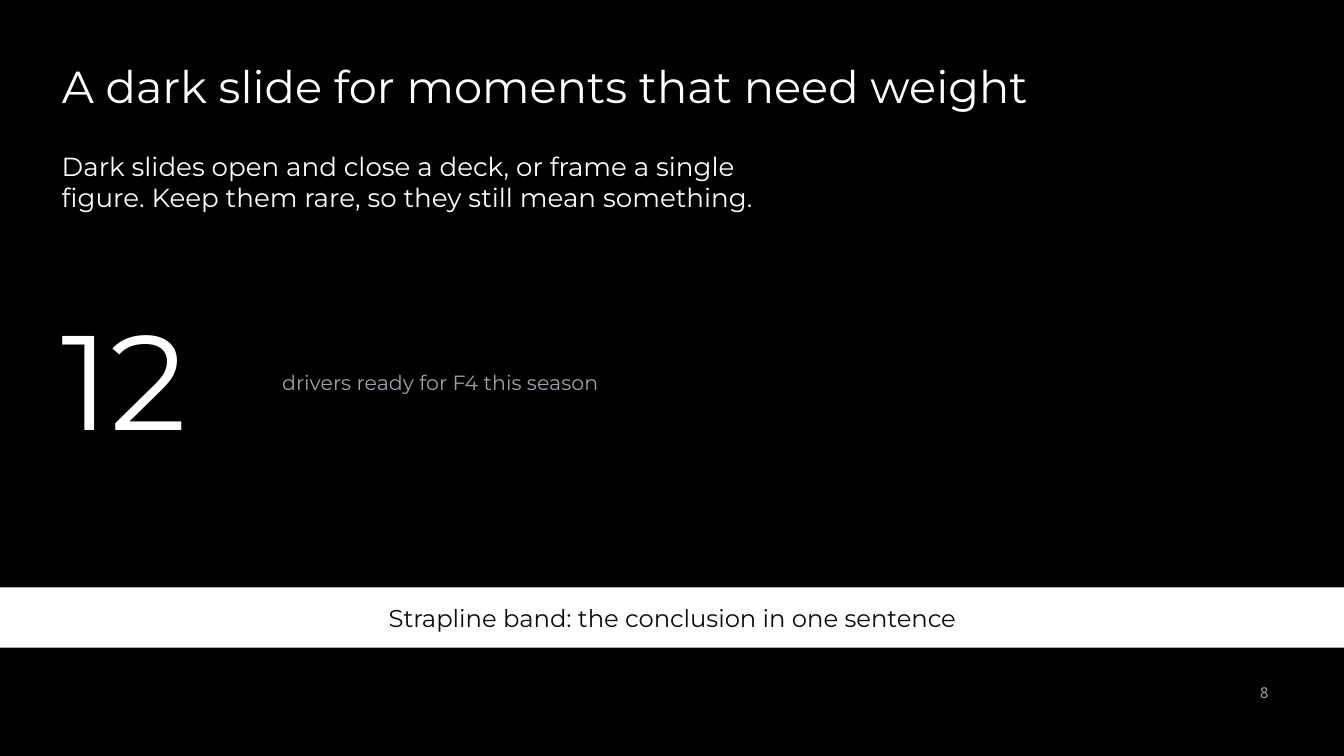
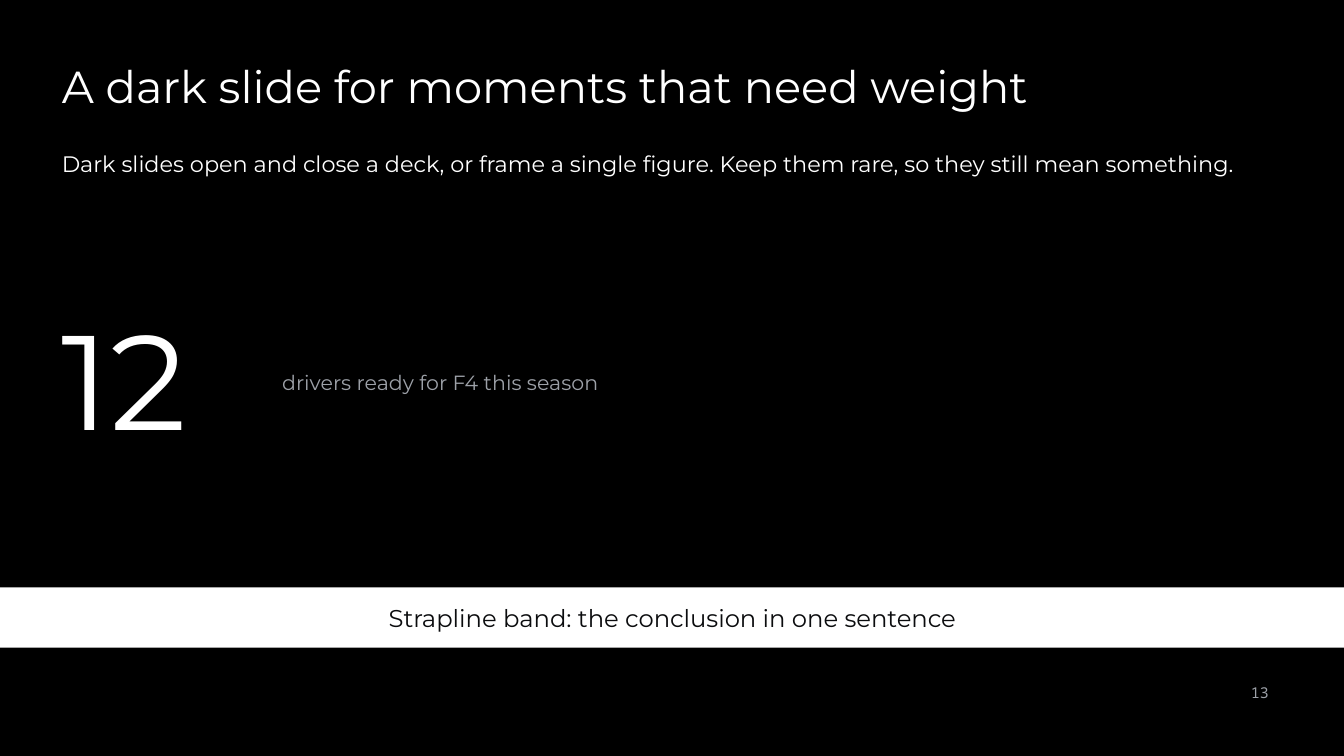
Before and after one commit to Smedley-Group-Advanced-Technology/brand-book-sg, a slide deck: slide 13 of assets/templates/smedley-group-slides.pptx (slide 8 before the commit). Drawn at 1344x756 pixels with LibreOffice and Linux fonts; fonts in the diff are those of the drawing; background and template pictures are left out. Boxes give left, top, right and bottom in pixels: in the first picture for what was removed or moved away, otherwise in the second. Text is boxed around its words. In the diff, an @@ line names an element or a change of style, - is before the commit and + after.

```diff
--- a/assets/templates/smedley-group-slides.pptx
+++ b/assets/templates/smedley-group-slides.pptx
@@ text "Dark slides open and close ..." at (x1=62, y1=155, x2=1234, y2=177): size 14 to 12 pt; more space between paragraphs @@
@@ page number at (x1=1251, y1=687, x2=1269, y2=698): text changed @@
-8
+13
```
Also in this commit, not shown: 5 other slides changed, 10 slides added, 2 slides removed, 36 other files.
